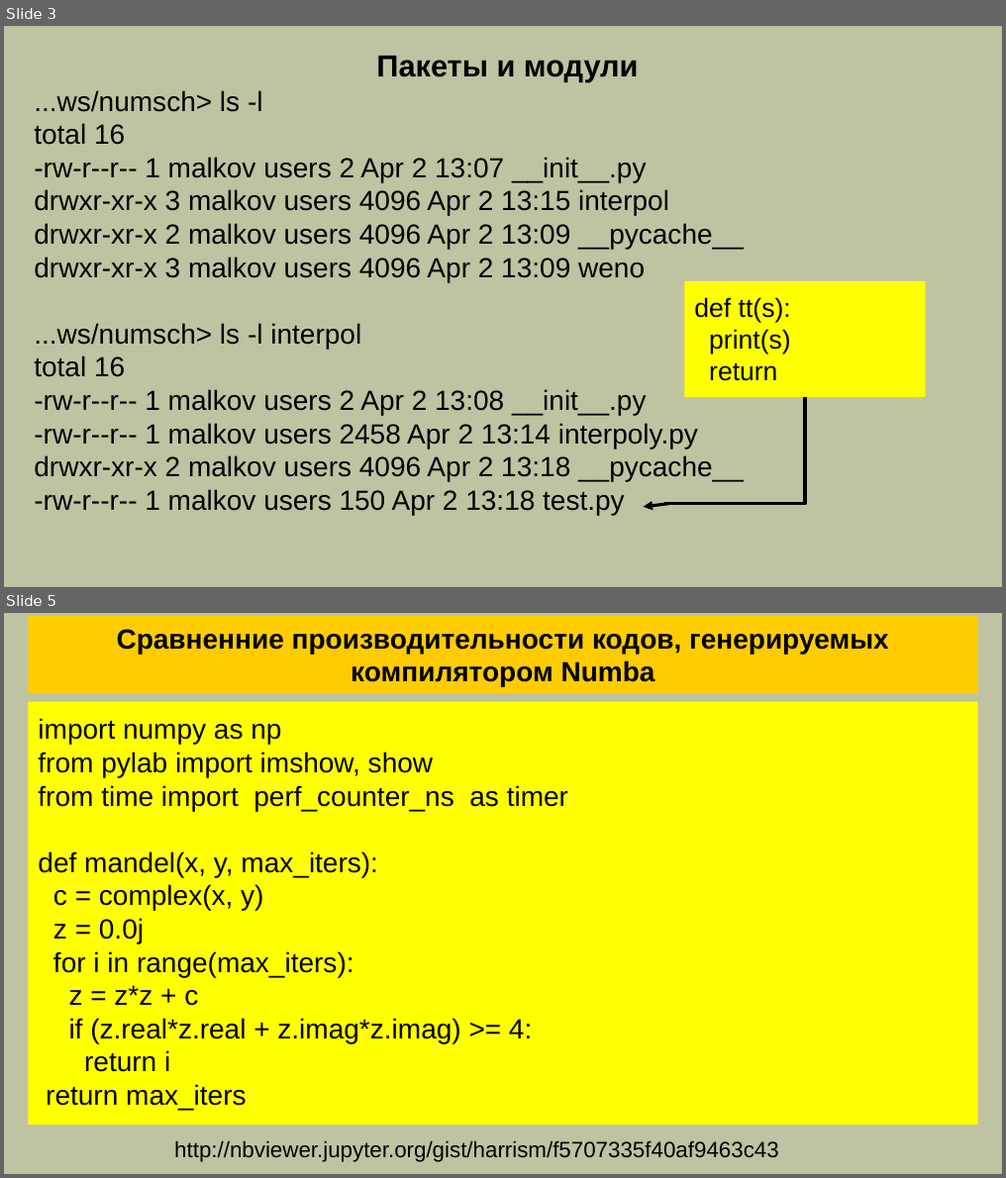
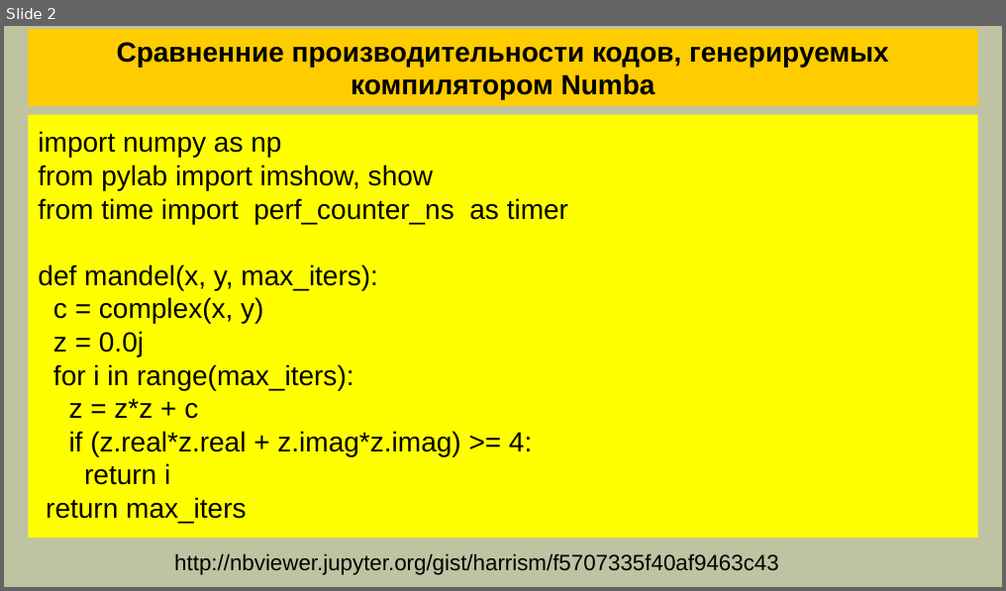
Before and after one commit to mlkv52/sibsutis_cuda_bachelors-2025, a slide deck: Лекции/pptx/Лекция10-ПГП-2025.pptx. Shown one above the other, each under a label of ours: slides 3 and 5 before the commit, slide 2 after it; the slides between them are not shown. The pictures are 1006x1178 and 1006x591 pixels, drawn with LibreOffice and Linux fonts; fonts in the diff are those of the drawing. Boxes give left, top, right and bottom in pixels: in the first picture for what was removed or moved away, otherwise in the second. Text is boxed around its words. In the diff, an @@ line names an element or a change of style, - is before the commit and + after.

```diff
--- a/Лекции/pptx/Лекция10-ПГП-2025.pptx
+++ b/Лекции/pptx/Лекция10-ПГП-2025.pptx
@@ slide 3 removed at [4, 26, 1002, 587], background #C0C3A1 @@
@@ text removed at [34, 56, 744, 515] @@
-Пакеты и модули
-...ws/numsch> ls -l
-total 16
--rw-r--r-- 1 malkov users 2 Apr 2 13:07 __init__.py
-drwxr-xr-x 3 malkov users 4096 Apr 2 13:15 interpol
-drwxr-xr-x 2 malkov users 4096 Apr 2 13:09 __pycache__
-drwxr-xr-x 3 malkov users 4096 Apr 2 13:09 weno
-...ws/numsch> ls -l interpol
-total 16
--rw-r--r-- 1 malkov users 2 Apr 2 13:08 __init__.py
--rw-r--r-- 1 malkov users 2458 Apr 2 13:14 interpoly.py
-drwxr-xr-x 2 malkov users 4096 Apr 2 13:18 __pycache__
--rw-r--r-- 1 malkov users 150 Apr 2 13:18 test.py
@@ rectangle removed at [684, 281, 925, 397] @@
-def tt(s):
-print(s)
-return
@@ elbow line removed from (805, 397) to (664, 504) @@
@@ arrow removed from (667, 504) to (643, 507) @@
@@ what was slide 5 is now slide 2 @@
```
Also in this commit, not shown: 1 slide changed, 2 other slides removed, 1 other file.
